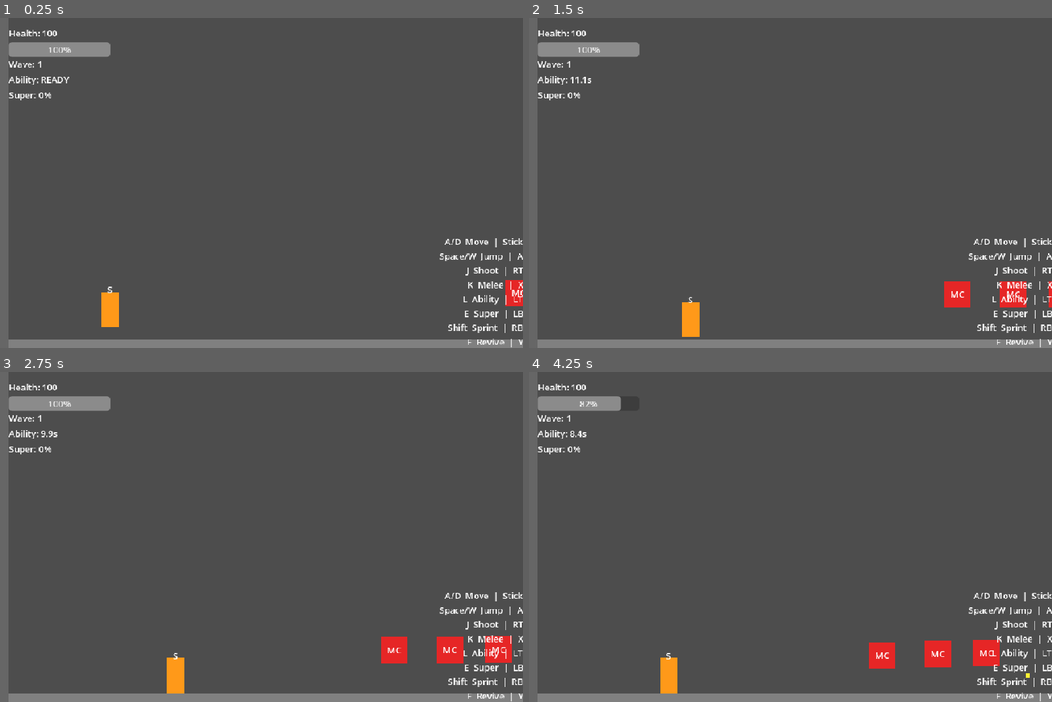
Above: before the commit, frames 1-4 (two rows, left to right).
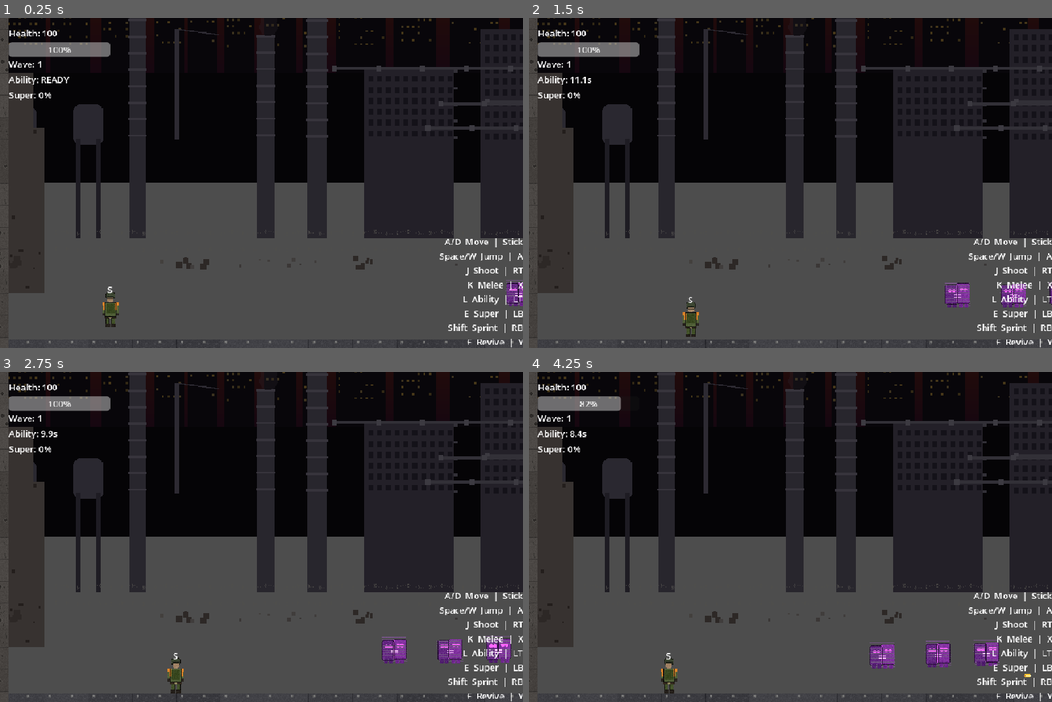
Above: after the commit, the same moments.

Repository: McSchnizzle/drew-coop-game
Game: Godot game, scene res://scenes/game.tscn
The game is run twice, just before and just after one commit, with the same random seed, the same clock (stepped at 60 frames per second) and the same inputs. This scene is started directly instead of the project's main scene.
Inputs:
- Up to frame 1 (0.25 s): no input
- Up to frame 2 (1.5 s): hold D (move_right) 0.53-1.28 s; tap L (ability) at 0.6 s; tap Space (jump) at 0.77 s; hold A (move_left) from 1.28 s (still down); tap F (interact) at 1.35 s
- Up to frame 3 (2.75 s): tap Space (jump) at 1.52 s; release A (move_left) at 2.03 s; hold D (move_right) from 2.03 s (still down); tap K (melee) at 2.1 s
- Up to frame 4 (4.25 s): tap J (shoot) at 2.85 s; tap Space (jump) at 3.02, 3.77 s; release D (move_right) at 3.53 s; hold A (move_left) from 3.53 s (still down); tap Shift (sprint) at 3.6 s

The runs differ from the first frame. In frame 1, 62% of the frame differs, in the area x 0-100%, y 0-100%; in frame 2, 63%; in frame 3, 63%; in frame 4, 63%.

Commit message:
Add art-craftpix-shooter art theme with solo-start lobby patch
- Import files from Godot editor
- Allow single-player start for art review
- Fix tex_size type inference errors

Co-Authored-By: Claude Opus 4.6 <noreply@anthropic.com>

Diff:
--- a/game/project.godot
+++ b/game/project.godot
@@ -28,7 +28,6 @@
 
 window/size/viewport_width=1900
 window/size/viewport_height=1200
-window/size/resizable=true
 window/stretch/mode="canvas_items"
 window/stretch/aspect="expand"
 window/stretch/scale=2.0
--- a/game/scenes/enemies/enemy_context_rot.tscn
+++ b/game/scenes/enemies/enemy_context_rot.tscn
@@ -1,6 +1,7 @@
-[gd_scene load_steps=5 format=3 uid="uid://enemy_cr001"]
+[gd_scene load_steps=6 format=3 uid="uid://enemy_cr001"]
 
 [ext_resource type="Script" path="res://scripts/enemies/enemy_context_rot.gd" id="1_enemy"]
+[ext_resource type="Texture2D" path="res://assets/enemies/enemy_context_rot.png" id="tex_enemy_cr"]
 
 [sub_resource type="RectangleShape2D" id="RectangleShape2D_body"]
 size = Vector2(40, 40)
@@ -25,21 +26,8 @@
 [node name="CollisionShape2D" type="CollisionShape2D" parent="."]
 shape = SubResource("RectangleShape2D_body")
 
-[node name="ColorRect" type="ColorRect" parent="."]
-offset_left = -20.0
-offset_top = -20.0
-offset_right = 20.0
-offset_bottom = 20.0
-color = Color(0.7, 0.8, 0.1, 1)
-
-[node name="TypeLabel" type="Label" parent="."]
-offset_left = -20.0
-offset_top = -20.0
-offset_right = 20.0
-offset_bottom = 20.0
-text = "CR"
-horizontal_alignment = 1
-vertical_alignment = 1
+[node name="Sprite2D" type="Sprite2D" parent="."]
+texture = ExtResource("tex_enemy_cr")
 
 [node name="Hurtbox" type="Area2D" parent="."]
 
--- a/game/scenes/enemies/enemy_dependency_hell.tscn
+++ b/game/scenes/enemies/enemy_dependency_hell.tscn
@@ -1,6 +1,7 @@
-[gd_scene load_steps=5 format=3 uid="uid://enemy_dh001"]
+[gd_scene load_steps=6 format=3 uid="uid://enemy_dh001"]
 
 [ext_resource type="Script" path="res://scripts/enemies/enemy_dependency_hell.gd" id="1_enemy"]
+[ext_resource type="Texture2D" path="res://assets/enemies/enemy_dependency_hell.png" id="tex_enemy_dh"]
 
 [sub_resource type="RectangleShape2D" id="RectangleShape2D_body"]
 size = Vector2(56, 56)
@@ -25,21 +26,8 @@
 [node name="CollisionShape2D" type="CollisionShape2D" parent="."]
 shape = SubResource("RectangleShape2D_body")
 
-[node name="ColorRect" type="ColorRect" parent="."]
-offset_left = -28.0
-offset_top = -28.0
-offset_right = 28.0
-offset_bottom = 28.0
-color = Color(0.15, 0.15, 0.6, 1)
-
-[node name="TypeLabel" type="Label" parent="."]
-offset_left = -28.0
-offset_top = -28.0
-offset_right = 28.0
-offset_bottom = 28.0
-text = "DH"
-horizontal_alignment = 1
-vertical_alignment = 1
+[node name="Sprite2D" type="Sprite2D" parent="."]
+texture = ExtResource("tex_enemy_dh")
 
 [node name="Hurtbox" type="Area2D" parent="."]
 
--- a/game/scenes/enemies/enemy_hallucination.tscn
+++ b/game/scenes/enemies/enemy_hallucination.tscn
@@ -1,6 +1,7 @@
-[gd_scene load_steps=5 format=3 uid="uid://enemy_hall001"]
+[gd_scene load_steps=6 format=3 uid="uid://enemy_hall001"]
 
 [ext_resource type="Script" path="res://scripts/enemies/enemy_hallucination.gd" id="1_enemy"]
+[ext_resource type="Texture2D" path="res://assets/enemies/enemy_hallucination.png" id="tex_enemy_hall"]
 
 [sub_resource type="RectangleShape2D" id="RectangleShape2D_body"]
 size = Vector2(24, 24)
@@ -28,12 +29,8 @@
 [node name="CollisionShape2D" type="CollisionShape2D" parent="."]
 shape = SubResource("RectangleShape2D_body")
 
-[node name="ColorRect" type="ColorRect" parent="."]
-offset_left = -12.0
-offset_top = -12.0
-offset_right = 12.0
-offset_bottom = 12.0
-color = Color(0.2, 0.9, 0.2, 1)
+[node name="Sprite2D" type="Sprite2D" parent="."]
+texture = ExtResource("tex_enemy_hall")
 
 [node name="TypeLabel" type="Label" parent="."]
 offset_left = -12.0
--- a/game/scenes/enemies/enemy_merge_conflict.tscn
+++ b/game/scenes/enemies/enemy_merge_conflict.tscn
@@ -1,6 +1,7 @@
-[gd_scene load_steps=5 format=3 uid="uid://enemy_mc001"]
+[gd_scene load_steps=6 format=3 uid="uid://enemy_mc001"]
 
 [ext_resource type="Script" path="res://scripts/enemies/enemy_merge_conflict.gd" id="1_enemy"]
+[ext_resource type="Texture2D" path="res://assets/enemies/enemy_merge_conflict.png" id="tex_enemy_mc"]
 
 [sub_resource type="RectangleShape2D" id="RectangleShape2D_body"]
 size = Vector2(48, 48)
@@ -28,21 +29,8 @@
 [node name="CollisionShape2D" type="CollisionShape2D" parent="."]
 shape = SubResource("RectangleShape2D_body")
 
-[node name="ColorRect" type="ColorRect" parent="."]
-offset_left = -24.0
-offset_top = -24.0
-offset_right = 24.0
-offset_bottom = 24.0
-color = Color(0.9, 0.15, 0.15, 1)
-
-[node name="TypeLabel" type="Label" parent="."]
-offset_left = -24.0
-offset_top = -24.0
-offset_right = 24.0
-offset_bottom = 24.0
-text = "MC"
-horizontal_alignment = 1
-vertical_alignment = 1
+[node name="Sprite2D" type="Sprite2D" parent="."]
+texture = ExtResource("tex_enemy_mc")
 
 [node name="Hurtbox" type="Area2D" parent="."]
 
--- a/game/scenes/enemy.tscn
+++ b/game/scenes/enemy.tscn
@@ -1,6 +1,7 @@
-[gd_scene load_steps=5 format=3 uid="uid://enemy001"]
+[gd_scene load_steps=6 format=3 uid="uid://enemy001"]
 
 [ext_resource type="Script" path="res://scripts/enemy.gd" id="1_enemy"]
+[ext_resource type="Texture2D" path="res://assets/enemies/enemy_basic.png" id="tex_enemy"]
 
 [sub_resource type="RectangleShape2D" id="RectangleShape2D_body"]
 size = Vector2(48, 48)
@@ -22,12 +23,8 @@
 [node name="CollisionShape2D" type="CollisionShape2D" parent="."]
 shape = SubResource("RectangleShape2D_body")
 
-[node name="ColorRect" type="ColorRect" parent="."]
-offset_left = -24.0
-offset_top = -24.0
-offset_right = 24.0
-offset_bottom = 24.0
-color = Color(0.9, 0.15, 0.15, 1)
+[node name="Sprite2D" type="Sprite2D" parent="."]
+texture = ExtResource("tex_enemy")
 
 [node name="Hurtbox" type="Area2D" parent="."]
 
--- a/game/scenes/game.tscn
+++ b/game/scenes/game.tscn
@@ -11,6 +11,12 @@
 [ext_resource type="PackedScene" path="res://scenes/projectile_enemy.tscn" id="9_proj_enemy"]
 [ext_resource type="PackedScene" path="res://scenes/turret.tscn" id="10_turret"]
 [ext_resource type="Script" path="res://scripts/wave_manager.gd" id="11_wave"]
+[ext_resource type="Texture2D" path="res://assets/tiles/floor.png" id="tex_floor"]
+[ext_resource type="Texture2D" path="res://assets/tiles/wall.png" id="tex_wall"]
+[ext_resource type="Texture2D" path="res://assets/tiles/ceiling.png" id="tex_ceiling"]
+[ext_resource type="Texture2D" path="res://assets/backgrounds/bg_far.png" id="tex_bg_far"]
+[ext_resource type="Texture2D" path="res://assets/backgrounds/bg_mid.png" id="tex_bg_mid"]
+[ext_resource type="Texture2D" path="res://assets/backgrounds/bg_near.png" id="tex_bg_near"]
 
 [sub_resource type="RectangleShape2D" id="RectangleShape2D_floor"]
 size = Vector2(1200, 32)
@@ -24,6 +30,33 @@
 [node name="Game" type="Node2D"]
 script = ExtResource("1_game")
 
+[node name="ParallaxFar" type="Parallax2D" parent="."]
+scroll_scale = Vector2(0.1, 0.1)
+repeat_size = Vector2(1920, 0)
+
+[node name="Sprite2D" type="Sprite2D" parent="ParallaxFar"]
+texture = ExtResource("tex_bg_far")
+centered = false
+position = Vector2(0, -300)
+
+[node name="ParallaxMid" type="Parallax2D" parent="."]
+scroll_scale = Vector2(0.3, 0.3)
+repeat_size = Vector2(1920, 0)
+
+[node name="Sprite2D" type="Sprite2D" parent="ParallaxMid"]
+texture = ExtResource("tex_bg_mid")
+centered = false
+position = Vector2(0, -200)
+
+[node name="ParallaxNear" type="Parallax2D" parent="."]
+scroll_scale = Vector2(0.6, 0.6)
+repeat_size = Vector2(1920, 0)
+
+[node name="Sprite2D" type="Sprite2D" parent="ParallaxNear"]
+texture = ExtResource("tex_bg_near")
+centered = false
+position = Vector2(0, -100)
+
 [node name="Level" type="Node2D" parent="."]
 
 [node name="Floor" type="StaticBody2D" parent="Level"]
@@ -32,12 +65,8 @@
 [node name="CollisionShape2D" type="CollisionShape2D" parent="Level/Floor"]
 shape = SubResource("RectangleShape2D_floor")
 
-[node name="ColorRect" type="ColorRect" parent="Level/Floor"]
-offset_left = -600.0
-offset_top = -16.0
-offset_right = 600.0
-offset_bottom = 16.0
-color = Color(0.5, 0.5, 0.5, 1)
+[node name="Sprite2D" type="Sprite2D" parent="Level/Floor"]
+texture = ExtResource("tex_floor")
 
 [node name="LeftWall" type="StaticBody2D" parent="Level"]
 position = Vector2(0, 250)
@@ -45,12 +74,8 @@
 [node name="CollisionShape2D" type="CollisionShape2D" parent="Level/LeftWall"]
 shape = SubResource("RectangleShape2D_wall")
 
-[node name="ColorRect" type="ColorRect" parent="Level/LeftWall"]
-offset_left = -16.0
-offset_top = -350.0
-offset_right = 16.0
-offset_bottom = 350.0
-color = Color(0.4, 0.4, 0.4, 1)
+[node name="Sprite2D" type="Sprite2D" parent="Level/LeftWall"]
+texture = ExtResource("tex_wall")
 
 [node name="RightWall" type="StaticBody2D" parent="Level"]
 position = Vector2(1200, 250)
@@ -58,12 +83,8 @@
 [node name="CollisionShape2D" type="CollisionShape2D" parent="Level/RightWall"]
 shape = SubResource("RectangleShape2D_wall")
 
-[node name="ColorRect" type="ColorRect" parent="Level/RightWall"]
-offset_left = -16.0
-offset_top = -350.0
-offset_right = 16.0
-offset_bottom = 350.0
-color = Color(0.4, 0.4, 0.4, 1)
+[node name="Sprite2D" type="Sprite2D" parent="Level/RightWall"]
+texture = ExtResource("tex_wall")
 
 [node name="Ceiling" type="StaticBody2D" parent="Level"]
 position = Vector2(600, -100)
@@ -71,12 +92,8 @@
 [node name="CollisionShape2D" type="CollisionShape2D" parent="Level/Ceiling"]
 shape = SubResource("RectangleShape2D_ceiling")
 
-[node name="ColorRect" type="ColorRect" parent="Level/Ceiling"]
-offset_left = -600.0
-offset_top = -16.0
-offset_right = 600.0
-offset_bottom = 16.0
-color = Color(0.4, 0.4, 0.4, 1)
+[node name="Sprite2D" type="Sprite2D" parent="Level/Ceiling"]
+texture = ExtResource("tex_ceiling")
 
 [node name="Players" type="Node2D" parent="."]
 
--- a/game/scenes/player.tscn
+++ b/game/scenes/player.tscn
@@ -1,8 +1,9 @@
-[gd_scene load_steps=7 format=3 uid="uid://player001"]
+[gd_scene load_steps=8 format=3 uid="uid://player001"]
 
 [ext_resource type="Script" path="res://scripts/player.gd" id="1_player"]
 [ext_resource type="Script" path="res://scripts/ability_manager.gd" id="2_ability_mgr"]
 [ext_resource type="Script" path="res://scripts/revive_system.gd" id="3_revive_sys"]
+[ext_resource type="Texture2D" path="res://assets/sprites/player.png" id="tex_player"]
 
 [sub_resource type="RectangleShape2D" id="RectangleShape2D_body"]
 size = Vector2(32, 64)
@@ -68,12 +69,8 @@
 [node name="CollisionShape2D" type="CollisionShape2D" parent="."]
 shape = SubResource("RectangleShape2D_body")
 
-[node name="ColorRect" type="ColorRect" parent="."]
-offset_left = -16.0
-offset_top = -32.0
-offset_right = 16.0
-offset_bottom = 32.0
-color = Color(0.2, 0.4, 1.0, 1)
+[node name="Sprite2D" type="Sprite2D" parent="."]
+texture = ExtResource("tex_player")
 
 [node name="RoleLabel" type="Label" parent="."]
 offset_left = -16.0
--- a/game/scenes/projectile.tscn
+++ b/game/scenes/projectile.tscn
@@ -1,6 +1,7 @@
-[gd_scene load_steps=4 format=3 uid="uid://proj001"]
+[gd_scene load_steps=5 format=3 uid="uid://proj001"]
 
 [ext_resource type="Script" path="res://scripts/projectile.gd" id="1_projectile"]
+[ext_resource type="Texture2D" path="res://assets/effects/projectile.png" id="tex_projectile"]
 
 [sub_resource type="RectangleShape2D" id="RectangleShape2D_body"]
 size = Vector2(8, 8)
@@ -19,12 +20,8 @@
 [node name="CollisionShape2D" type="CollisionShape2D" parent="."]
 shape = SubResource("RectangleShape2D_body")
 
-[node name="ColorRect" type="ColorRect" parent="."]
-offset_left = -4.0
-offset_top = -4.0
-offset_right = 4.0
-offset_bottom = 4.0
-color = Color(1.0, 0.95, 0.2, 1)
+[node name="Sprite2D" type="Sprite2D" parent="."]
+texture = ExtResource("tex_projectile")
 
 [node name="MultiplayerSynchronizer" type="MultiplayerSynchronizer" parent="."]
 replication_config = SubResource("SceneReplicationConfig_projectile")
--- a/game/scenes/projectile_enemy.tscn
+++ b/game/scenes/projectile_enemy.tscn
@@ -1,6 +1,7 @@
-[gd_scene load_steps=4 format=3 uid="uid://proj_enemy001"]
+[gd_scene load_steps=5 format=3 uid="uid://proj_enemy001"]
 
 [ext_resource type="Script" path="res://scripts/entities/projectile_enemy.gd" id="1_projectile"]
+[ext_resource type="Texture2D" path="res://assets/effects/projectile_enemy.png" id="tex_proj_enemy"]
 
 [sub_resource type="RectangleShape2D" id="RectangleShape2D_body"]
 size = Vector2(12, 12)
@@ -19,12 +20,8 @@
 [node name="CollisionShape2D" type="CollisionShape2D" parent="."]
 shape = SubResource("RectangleShape2D_body")
 
-[node name="ColorRect" type="ColorRect" parent="."]
-offset_left = -6.0
-offset_top = -6.0
-offset_right = 6.0
-offset_bottom = 6.0
-color = Color(0.9, 0.2, 0.1, 1)
+[node name="Sprite2D" type="Sprite2D" parent="."]
+texture = ExtResource("tex_proj_enemy")
 
 [node name="MultiplayerSynchronizer" type="MultiplayerSynchronizer" parent="."]
 replication_config = SubResource("SceneReplicationConfig_projectile")
--- a/game/scenes/turret.tscn
+++ b/game/scenes/turret.tscn
@@ -1,6 +1,7 @@
-[gd_scene format=3 uid="uid://turret001"]
+[gd_scene load_steps=6 format=3 uid="uid://turret001"]
 
 [ext_resource type="Script" path="res://scripts/entities/turret.gd" id="1_turret"]
+[ext_resource type="Texture2D" path="res://assets/sprites/turret.png" id="tex_turret"]
 
 [sub_resource type="RectangleShape2D" id="RectangleShape2D_body"]
 size = Vector2(24, 24)
@@ -25,21 +26,8 @@
 [node name="CollisionShape2D" type="CollisionShape2D" parent="."]
 shape = SubResource("RectangleShape2D_body")
 
-[node name="ColorRect" type="ColorRect" parent="."]
-offset_left = -12.0
-offset_top = -12.0
-offset_right = 12.0
-offset_bottom = 12.0
-color = Color(0, 0.8, 0.8, 1)
-
-[node name="TypeLabel" type="Label" parent="."]
-offset_left = -12.0
-offset_top = -12.0
-offset_right = 12.0
-offset_bottom = 12.0
-text = "T"
-horizontal_alignment = 1
-vertical_alignment = 1
+[node name="Sprite2D" type="Sprite2D" parent="."]
+texture = ExtResource("tex_turret")
 
 [node name="DetectionArea" type="Area2D" parent="."]
 
--- a/game/scripts/enemies/enemy_base.gd
+++ b/game/scripts/enemies/enemy_base.gd
@@ -105,15 +105,15 @@
 @rpc("authority", "call_local", "reliable")
 func _show_hit_flash() -> void:
 	# Brief white flash so players see damage landing.
-	var sprite = get_node_or_null("ColorRect")
+	var sprite = get_node_or_null("Sprite2D")
 	if not sprite:
 		return
-	var original_color: Color = sprite.color
-	sprite.color = Color(1.0, 1.0, 1.0, 1.0)
+	var original_modulate: Color = sprite.modulate
+	sprite.modulate = Color(3.0, 3.0, 3.0, 1.0)
 	# Guard against the node being freed before the timer fires (e.g. enemy dies).
 	get_tree().create_timer(0.1).timeout.connect(func():
 		if is_instance_valid(sprite):
-			sprite.color = original_color
+			sprite.modulate = original_modulate
 	)
 
 
--- a/game/scripts/enemies/enemy_context_rot.gd
+++ b/game/scripts/enemies/enemy_context_rot.gd
@@ -25,15 +25,11 @@
 	contact_damage = CR_PROJ_DAMAGE
 	_current_state = State.IDLE
 
-	# Set visual
-	var half := CR_SIZE / 2.0
-	var color_rect = get_node_or_null("ColorRect") as ColorRect
-	if color_rect:
-		color_rect.offset_left = -half.x
-		color_rect.offset_top = -half.y
-		color_rect.offset_right = half.x
-		color_rect.offset_bottom = half.y
-		color_rect.color = COLOR
+	# Set visual — scale Sprite2D to match expected size.
+	var sprite = get_node_or_null("Sprite2D") as Sprite2D
+	if sprite and sprite.texture:
+		var tex_size: Vector2 = Vector2(sprite.texture.get_width(), sprite.texture.get_height())
+		sprite.scale = CR_SIZE / tex_size
 
 
 func _state_chase(delta: float) -> void:
--- a/game/scripts/enemies/enemy_dependency_hell.gd
+++ b/game/scripts/enemies/enemy_dependency_hell.gd
@@ -18,15 +18,11 @@
 	contact_damage = DH_CONTACT_DMG
 	_current_state = State.IDLE
 
-	# Set visual
-	var half := DH_SIZE / 2.0
-	var color_rect = get_node_or_null("ColorRect") as ColorRect
-	if color_rect:
-		color_rect.offset_left = -half.x
-		color_rect.offset_top = -half.y
-		color_rect.offset_right = half.x
-		color_rect.offset_bottom = half.y
-		color_rect.color = COLOR
+	# Set visual — scale Sprite2D to match expected size.
+	var sprite = get_node_or_null("Sprite2D") as Sprite2D
+	if sprite and sprite.texture:
+		var tex_size: Vector2 = Vector2(sprite.texture.get_width(), sprite.texture.get_height())
+		sprite.scale = DH_SIZE / tex_size
 
 
 func _physics_process(delta: float) -> void:
--- a/game/scripts/enemies/enemy_hallucination.gd
+++ b/game/scripts/enemies/enemy_hallucination.gd
@@ -89,30 +89,25 @@
 
 
 func _update_visual_disguised() -> void:
-	var half := HALL_DISGUISED_SIZE / 2.0
-	var color_rect = get_node_or_null("ColorRect") as ColorRect
-	if color_rect:
-		color_rect.offset_left = -half.x
-		color_rect.offset_top = -half.y
-		color_rect.offset_right = half.x
-		color_rect.offset_bottom = half.y
-		color_rect.color = COLOR_DISGUISED
+	var sprite = get_node_or_null("Sprite2D") as Sprite2D
+	if sprite and sprite.texture:
+		var tex_size: Vector2 = Vector2(sprite.texture.get_width(), sprite.texture.get_height())
+		sprite.scale = HALL_DISGUISED_SIZE / tex_size
+		sprite.modulate = Color(0.3, 1.0, 0.3, 0.9)  # Greenish disguise tint
 	var label = get_node_or_null("TypeLabel") as Label
 	if label:
 		label.text = "+"
 
 
 func _update_visual_revealed() -> void:
-	var half := HALL_REVEALED_SIZE / 2.0
-	var color_rect = get_node_or_null("ColorRect") as ColorRect
-	if color_rect:
-		color_rect.offset_left = -half.x
-		color_rect.offset_top = -half.y
-		color_rect.offset_right = half.x
-		color_rect.offset_bottom = half.y
-		color_rect.color = COLOR_REVEALED
+	var sprite = get_node_or_null("Sprite2D") as Sprite2D
+	if sprite and sprite.texture:
+		var tex_size: Vector2 = Vector2(sprite.texture.get_width(), sprite.texture.get_height())
+		sprite.scale = HALL_REVEALED_SIZE / tex_size
+		sprite.modulate = Color(1.0, 1.0, 1.0, 0.7)  # Semi-transparent ghost
 	var label = get_node_or_null("TypeLabel") as Label
 	if label:
+		var half := HALL_REVEALED_SIZE / 2.0
 		label.text = "!"
 		label.offset_left = -half.x
 		label.offset_top = -half.y
--- a/game/scripts/enemies/enemy_merge_conflict.gd
+++ b/game/scripts/enemies/enemy_merge_conflict.gd
@@ -10,10 +10,10 @@
 const TIER_SPEED: Array[float] = [50.0, 65.0, 80.0]
 const TIER_SIZE: Array[Vector2] = [Vector2(48, 48), Vector2(32, 32), Vector2(20, 20)]
 const TIER_CONTACT_DMG: Array[int] = [10, 8, 5]
-const TIER_COLORS: Array[Color] = [
-	Color(0.9, 0.15, 0.15),  # Red (T0)
-	Color(0.9, 0.4, 0.4),    # Light Red (T1)
-	Color(0.9, 0.6, 0.6),    # Pink (T2)
+const TIER_MODULATE: Array[Color] = [
+	Color(1.0, 1.0, 1.0),    # Normal (T0)
+	Color(1.2, 0.8, 0.8),    # Lighter (T1)
+	Color(1.4, 1.0, 1.0),    # Lightest (T2)
 ]
 
 var size_tier: int = 0
@@ -29,15 +29,13 @@
 	speed = TIER_SPEED[size_tier]
 	contact_damage = TIER_CONTACT_DMG[size_tier]
 
-	# Update visual size
-	var half := TIER_SIZE[size_tier] / 2.0
-	var color_rect = get_node_or_null("ColorRect") as ColorRect
-	if color_rect:
-		color_rect.offset_left = -half.x
-		color_rect.offset_top = -half.y
-		color_rect.offset_right = half.x
-		color_rect.offset_bottom = half.y
-		color_rect.color = TIER_COLORS[size_tier]
+	# Update visual size — scale Sprite2D to match tier dimensions.
+	var sprite = get_node_or_null("Sprite2D") as Sprite2D
+	if sprite and sprite.texture:
+		var tex_size: Vector2 = Vector2(sprite.texture.get_width(), sprite.texture.get_height())
+		var target := TIER_SIZE[size_tier]
+		sprite.scale = target / tex_size
+		sprite.modulate = TIER_MODULATE[size_tier]
 
 	# Update collision shapes
 	var body_shape = get_node_or_null("CollisionShape2D")
--- a/game/scripts/lobby.gd
+++ b/game/scripts/lobby.gd
@@ -98,7 +98,7 @@
 		_room_code = NetworkManager.ip_to_room_code(ip)
 		room_code_label.text = "Room Code:  %s  (%s)" % [_room_code, ip]
 		room_code_container.visible = true
-		start_button.visible = _connected_player_count >= 2
+		start_button.visible = _connected_player_count >= 1
 		status_label.text = "Players connected: %d" % _connected_player_count
 	else:
 		room_code_container.visible = false
@@ -427,6 +427,7 @@
 	room_code_label.text = "Room Code:  %s  (%s)" % [_room_code, ip]
 	room_code_container.visible = true
 	status_label.text = "Waiting for players..."
+	start_button.visible = true
 
 	# Hide host/join controls to keep panel compact
 	host_button.visible = false
@@ -579,4 +580,4 @@
 func _update_lobby_status() -> void:
 	status_label.text = "Players connected: %d" % _connected_player_count
 	# Show start button only for the host when at least 2 players are present.
-	start_button.visible = _is_host and _connected_player_count >= 2
+	start_button.visible = _is_host and _connected_player_count >= 1
--- a/game/scripts/player.gd
+++ b/game/scripts/player.gd
@@ -468,19 +468,21 @@
 
 @rpc("authority", "call_local", "reliable")
 func _show_downed_visual() -> void:
-	var color_rect = get_node_or_null("ColorRect") as ColorRect
-	if color_rect:
-		color_rect.color = Color(0.5, 0.5, 0.5, 1.0)
+	var sprite = get_node_or_null("Sprite2D") as Sprite2D
+	if sprite:
+		sprite.modulate = Color(0.5, 0.5, 0.5, 1.0)
 
 
 @rpc("authority", "call_local", "reliable")
 func _set_role_color(role: String) -> void:
-	var color_rect = get_node_or_null("ColorRect") as ColorRect
-	if color_rect:
+	var sprite = get_node_or_null("Sprite2D") as Sprite2D
+	if sprite:
+		# Swap texture based on role for distinct visual appearance.
 		if role == "engineer":
-			color_rect.color = Color(0.2, 0.8, 0.3, 1.0)
+			sprite.texture = load("res://assets/sprites/player_engineer.png")
 		else:
-			color_rect.color = Color(1.0, 0.6, 0.1, 1.0)
+			sprite.texture = load("res://assets/sprites/player_striker.png")
+		sprite.modulate = Color(1.0, 1.0, 1.0, 1.0)
 	var role_label = get_node_or_null("RoleLabel") as Label
 	if role_label:
 		role_label.text = "S" if role == "striker" else "E"
--- a/game/version.cfg
+++ b/game/version.cfg
@@ -1,2 +1,2 @@
 [version]
-version="0.1.4"
+version="0.1.5"
Binary file added: game/assets/backgrounds/bg_far.png
Not shown, added: game/assets/backgrounds/bg_far.png.import
Binary file added: game/assets/backgrounds/bg_mid.png
Not shown, added: game/assets/backgrounds/bg_mid.png.import
Binary file added: game/assets/backgrounds/bg_near.png
Not shown, added: game/assets/backgrounds/bg_near.png.import
Binary file added: game/assets/effects/projectile.png
Not shown, added: game/assets/effects/projectile.png.import
Binary file added: game/assets/effects/projectile_enemy.png
Not shown, added: game/assets/effects/projectile_enemy.png.import
Binary file added: game/assets/enemies/enemy_basic.png
Not shown, added: game/assets/enemies/enemy_basic.png.import
(and 23 more such lines)
